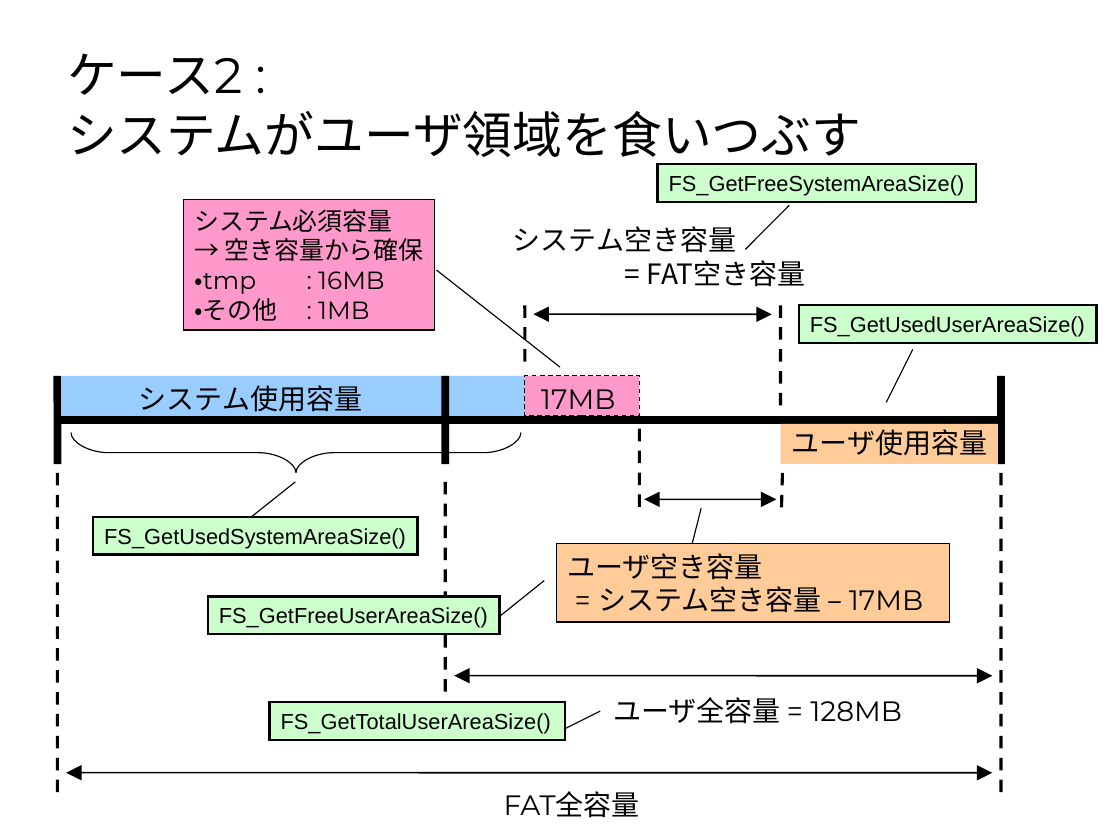
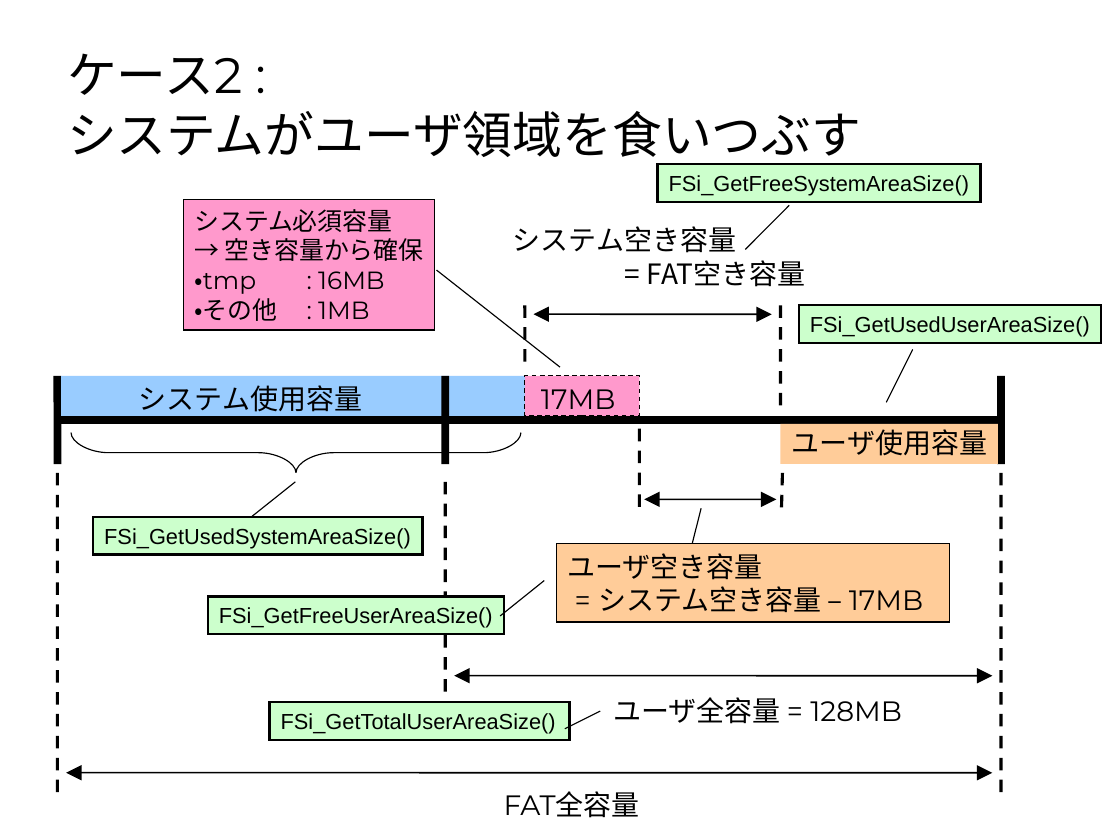
Before and after one commit to rvtr/TwlIPL, a slide deck: slide 2 of docs/NANDシステム領域とユーザ領域の計算方法.ppt. Drawn at 1120x840 pixels with LibreOffice and Linux fonts; fonts in the diff are those of the drawing. Boxes give left, top, right and bottom in pixels: in the first picture for what was removed or moved away, otherwise in the second. Text is boxed around its words. In the diff, an @@ line names an element or a change of style, - is before the commit and + after.

```diff
--- a/docs/NANDシステム領域とユーザ領域の計算方法.ppt
+++ b/docs/NANDシステム領域とユーザ領域の計算方法.ppt
@@ rectangle "FSi_GetFreeSystemAreaSize()": place and size @@
-rectangle "FSi_GetFreeSystemAreaSize()" at [657, 165, 976, 203]
+rectangle "FSi_GetFreeSystemAreaSize()" at [657, 165, 981, 203]
@@ text in rectangle at [669, 175, 970, 196]: text changed @@
-FS_GetFreeSystemAreaSize()
+FSi_GetFreeSystemAreaSize()
@@ rectangle "FSi_GetUsedUserAreaSize()": place and size @@
-rectangle "FSi_GetUsedUserAreaSize()" at [799, 306, 1096, 344]
+rectangle "FSi_GetUsedUserAreaSize()" at [799, 306, 1101, 344]
@@ text in rectangle at [810, 316, 1090, 337]: text changed @@
-FS_GetUsedUserAreaSize()
+FSi_GetUsedUserAreaSize()
@@ rectangle "FSi_GetUsedSystemAreaSize()": place and size @@
-rectangle "FSi_GetUsedSystemAreaSize()" at [93, 517, 418, 556]
+rectangle "FSi_GetUsedSystemAreaSize()" at [93, 517, 422, 556]
@@ text in rectangle at [104, 528, 411, 549]: text changed @@
-FS_GetUsedSystemAreaSize()
+FSi_GetUsedSystemAreaSize()
@@ rectangle "FSi_GetFreeUserAreaSize()": place and size @@
-rectangle "FSi_GetFreeUserAreaSize()" at [208, 596, 500, 634]
+rectangle "FSi_GetFreeUserAreaSize()" at [208, 596, 505, 634]
@@ text in rectangle at [219, 607, 493, 628]: text changed @@
-FS_GetFreeUserAreaSize()
+FSi_GetFreeUserAreaSize()
@@ rectangle "FSi_GetTotalUserAreaSize()": place and size @@
-rectangle "FSi_GetTotalUserAreaSize()" at [270, 702, 566, 740]
+rectangle "FSi_GetTotalUserAreaSize()" at [270, 702, 570, 740]
@@ text in rectangle at [281, 713, 556, 734]: text changed @@
-FS_GetTotalUserAreaSize()
+FSi_GetTotalUserAreaSize()
```
Also in this commit, not shown: 2 other slides changed.
